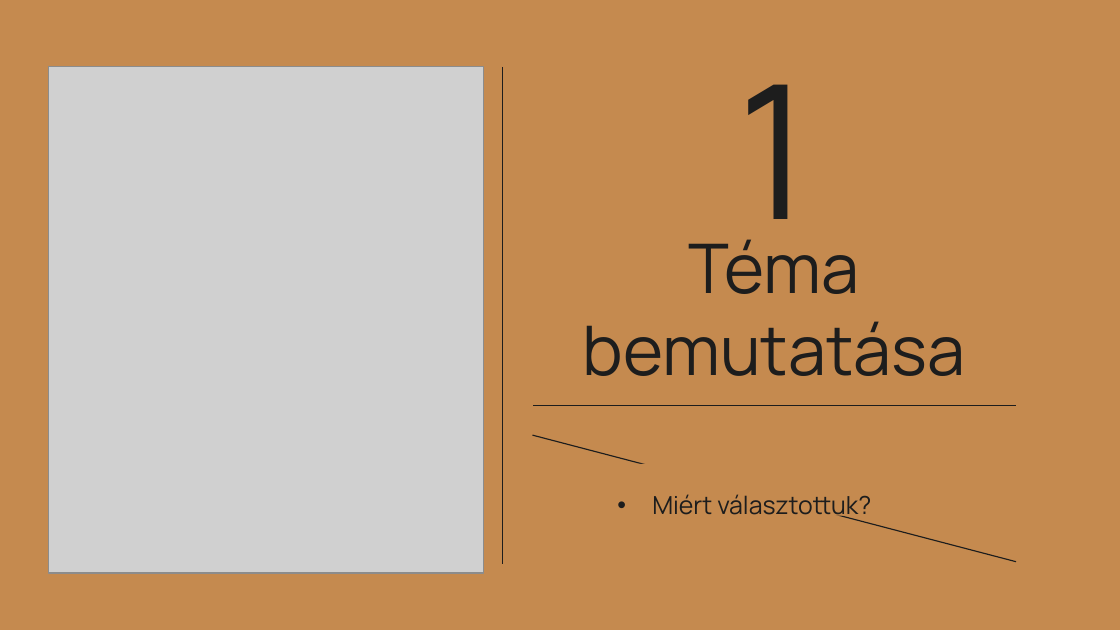
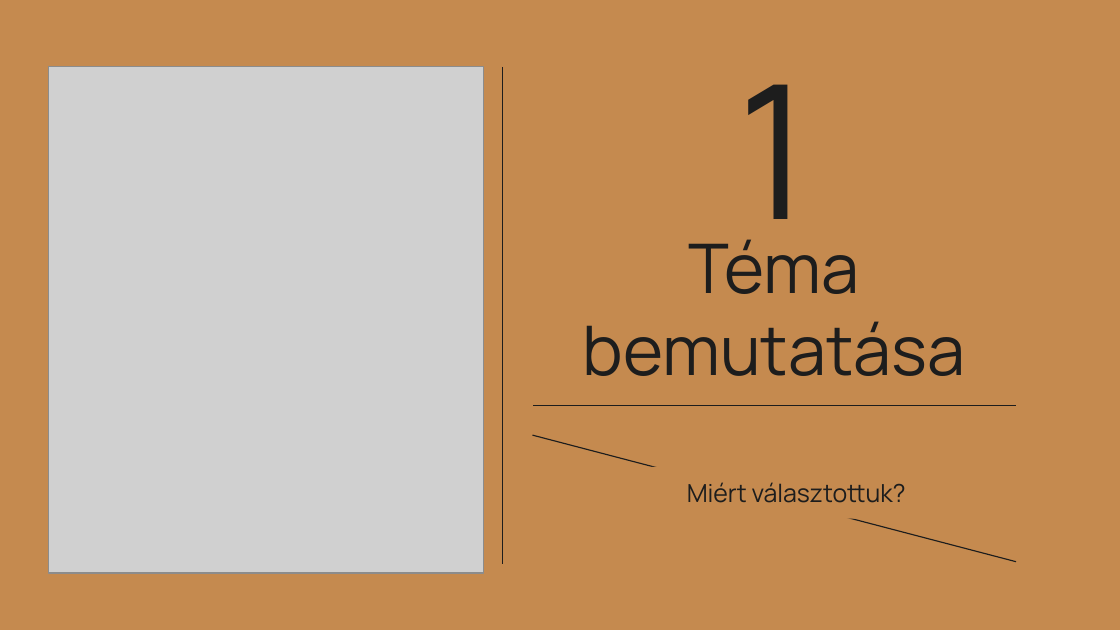
Before and after one commit to kovacspeter07/Proj-Coffee-9c, a slide deck: slide 4 of Prezentáció.pptx. Drawn at 1120x630 pixels with LibreOffice and Linux fonts; fonts in the diff are those of the drawing; grey boxes stand for pictures. Boxes give left, top, right and bottom in pixels: in the first picture for what was removed or moved away, otherwise in the second. Text is boxed around its words. In the diff, an @@ line names an element or a change of style, - is before the commit and + after.

```diff
--- a/Prezentáció.pptx
+++ b/Prezentáció.pptx
@@ subtitle "Miért választottuk?": place and size @@
-subtitle "Miért választottuk?" at [652,494,871,521]
+subtitle "Miért választottuk?" at [687,482,906,503]
@@ subtitle "Miért választottuk?" at [687,482,906,503]: alignment left to centre; bullet • to none @@
```
Also in this commit, not shown: 7 other slides changed, 1 slide added, 1 slide removed.
